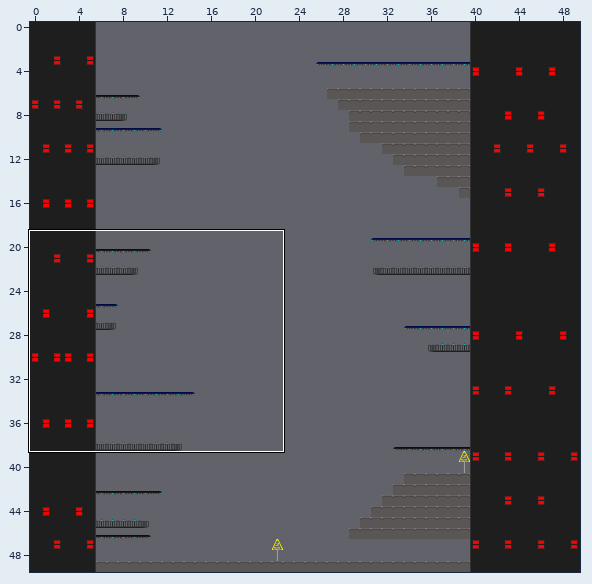
Tiled map: Assets/Maps/demo.tmx. The picture above shows the old version from afar; the outline marks the close-up.
Close-up. Before the commit:
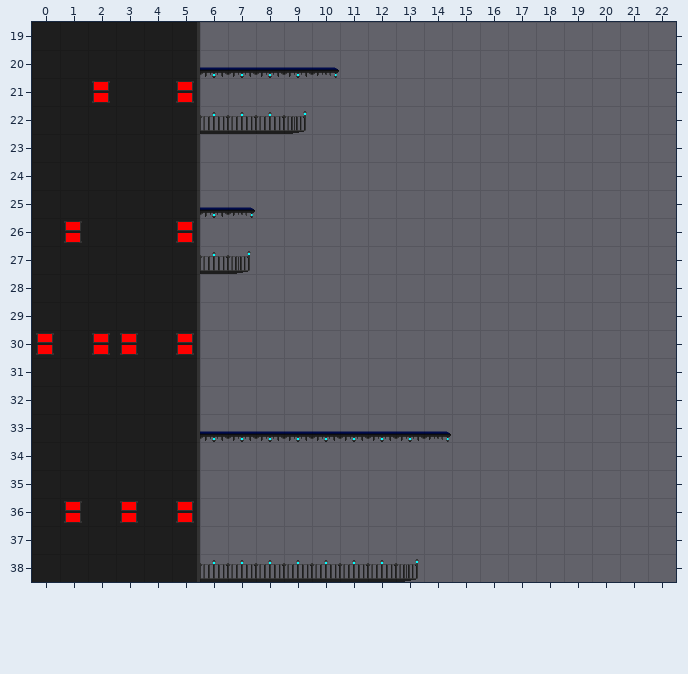
Cells are 32x32 px. Shown: x 0..22, y 19..38. The commit also changed other parts of the map, which this record leaves out.
New version:
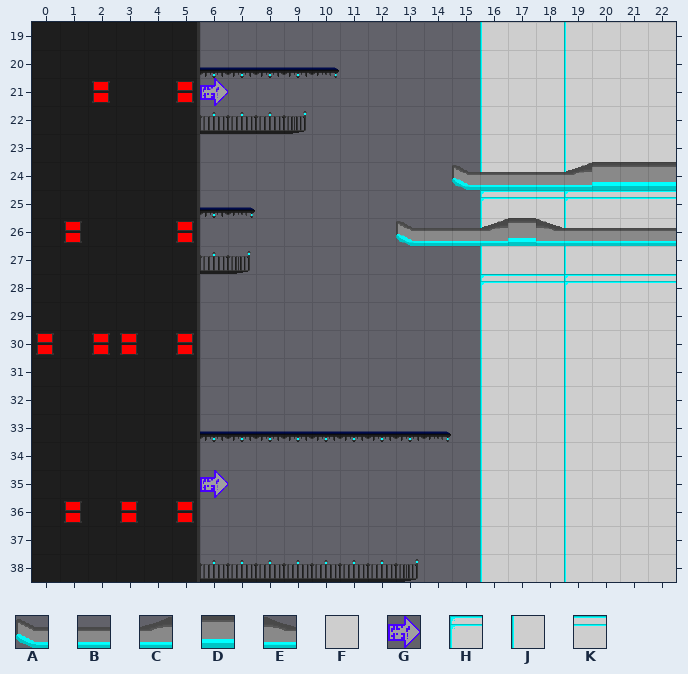
Key: from "sunset": A 42 "pagotaLeft", B 43 "pagotaMiddle", C 45 "pagotaRoof", D 46 "pagotaRoofM", E 47 "pagotaRoofR", F 64 "pagotaWallSideMiddle", G 71 "rightSign", H 73 "pagotaWallLeft", J 75 "pagotaWallSideLeft", K 78 "pagotaWallMiddle".
_ is an empty cell, . an unchanged one.
Tiles of an added or newly shown layer are drawn over the layers below it.
The exact change:
--- layer "Tile Layer 2" (added)
@@ x 16..22 @@
-19 _______
-20 _______
-21 _______
-22 _______
-23 _______
-24 ____...
-25 _______
-26 _._____
-27 _______
-28 _______
-29 _______
-30 _______
-31 _______
-32 _______
-33 _______
-34 _______
-35 _______
-36 _______
-37 _______
-38 _______
+19 JFFJFFF
+20 JFFJFFF
+21 JFFJFFF
+22 JFFJFFF
+23 JFFJFFF
+24 JFFJ...
+25 HKKHKKK
+26 J.FJFFF
+27 JFFJFFF
+28 HKKHKKK
+29 JFFJFFF
+30 JFFJFFF
+31 JFFJFFF
+32 JFFJFFF
+33 JFFJFFF
+34 JFFJFFF
+35 JFFJFFF
+36 JFFJFFF
+37 JFFJFFF
+38 JFFJFFF
--- layer "Tile Layer 3" (added)
@@ x 15..22 @@
-24 ________
+24 ABBBCDDD
@@ x 13..22 @@
-26 __________
+26 ABBCDEBBBB
--- layer "Tile Layer 1"
@@ x 6..6 @@
-21 _
+21 G
@@ x 6..6 @@
-35 _
+35 G
Where, in picture pixels (left, top, right, bottom), the same in both close-ups:
added: (396, 22, 676, 582)
added: (200, 78, 228, 106)
added: (200, 470, 228, 498)
